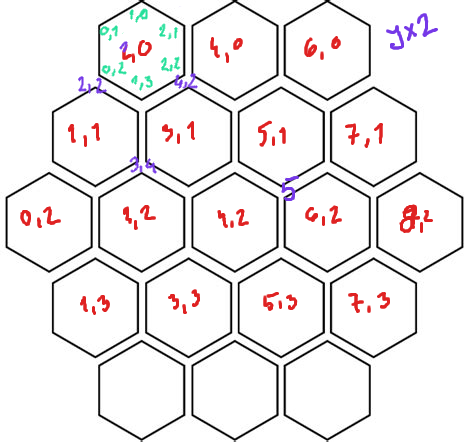
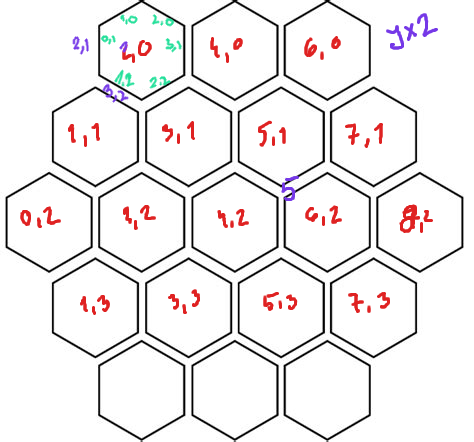
Two versions of the same layered image (474 × 442). Layer-by-layer changes:
added layer "Layer #8" above "Layer #7" over (x1=72, y1=36, x2=129, y2=103)
added layer "Layer #7" above "Layer #6" over (x1=100, y1=14, x2=182, y2=89)
hid "Layer #6" over (x1=78, y1=73, x2=198, y2=174)
hid "Layer #5" over (x1=99, y1=6, x2=182, y2=91)
